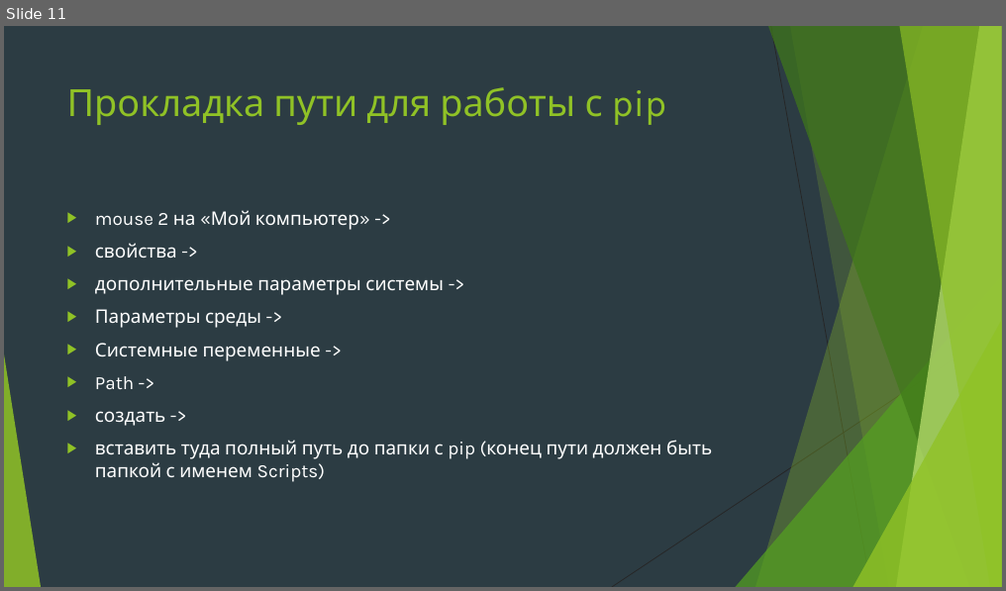
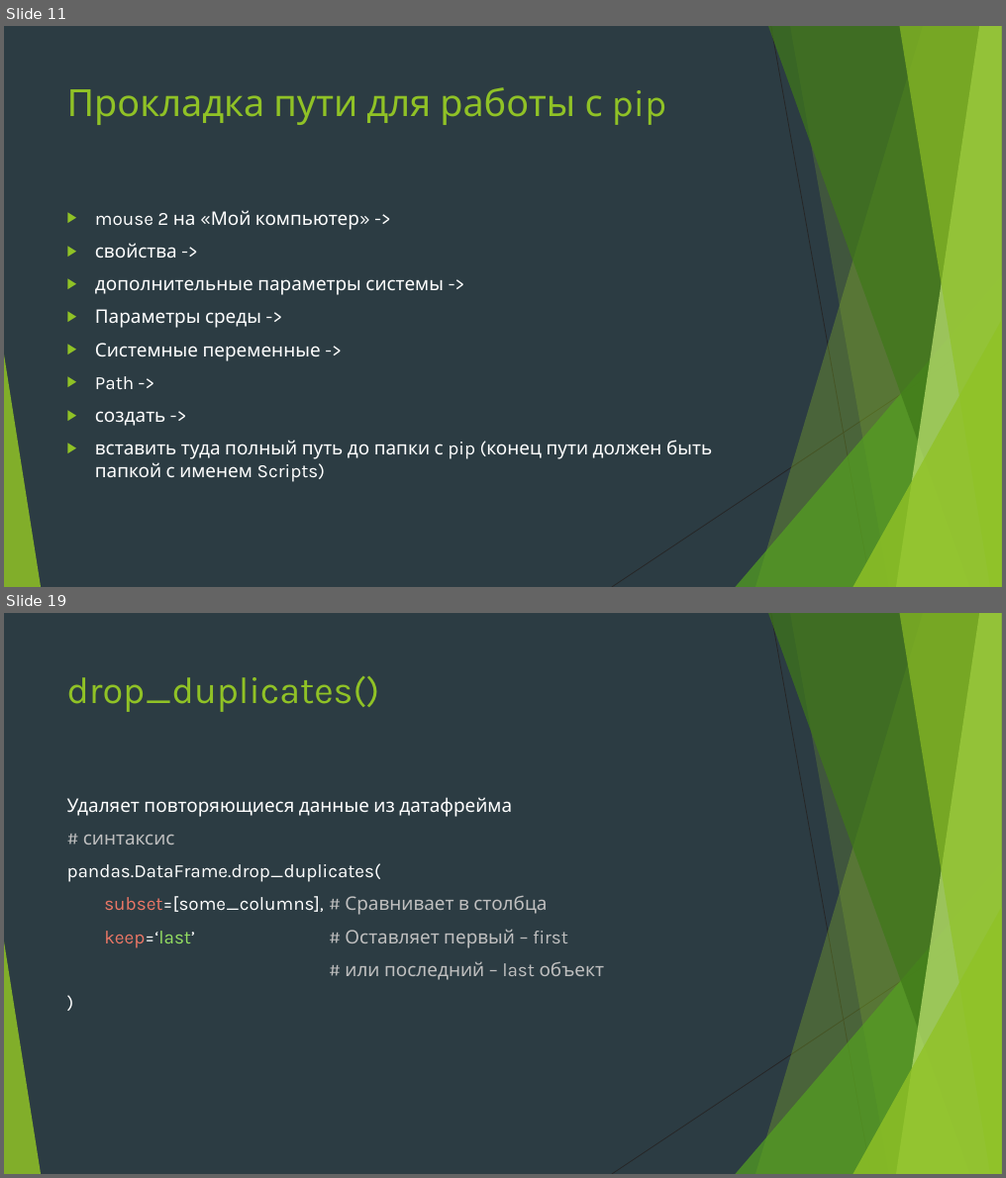
Before and after one commit to Yegor9151/for_corund, a slide deck: course_project_for_korund/ver 1.1/уроки/урок 7.pptx. Shown one above the other, each under a label of ours: slide 11 before the commit, slides 11 and 19 after it; the slides between them are not shown. The pictures are 1006x591 and 1006x1178 pixels, drawn with LibreOffice and Linux fonts; fonts in the diff are those of the drawing. Boxes give left, top, right and bottom in pixels: in the first picture for what was removed or moved away, otherwise in the second. Text is boxed around its words. In the diff, an @@ line names an element or a change of style, - is before the commit and + after.

```diff
--- a/course_project_for_korund/ver 1.1/уроки/урок 7.pptx
+++ b/course_project_for_korund/ver 1.1/уроки/урок 7.pptx
@@ slide 19 added at box(4, 613, 1002, 1174), background #2C3C43; not listed: 10 template elements that a slide beside it also shows @@
@@ title added at box(67, 676, 380, 712), 36 pt, text #90C226 @@
+drop_duplicates()
@@ text added at box(67, 797, 604, 980), 18 pt, text #FFFFFF @@
+Удаляет повторяющиеся данные из датафрейма
+# синтаксис
+pandas.DataFrame.drop_duplicates(
+subset=[some_columns], # Сравнивает в столбца
+keep=‘last’ # Оставляет первый – first
+# или последний – last объект
+)
```
Also in this commit, not shown: 5 slides changed, 5 other slides added.
